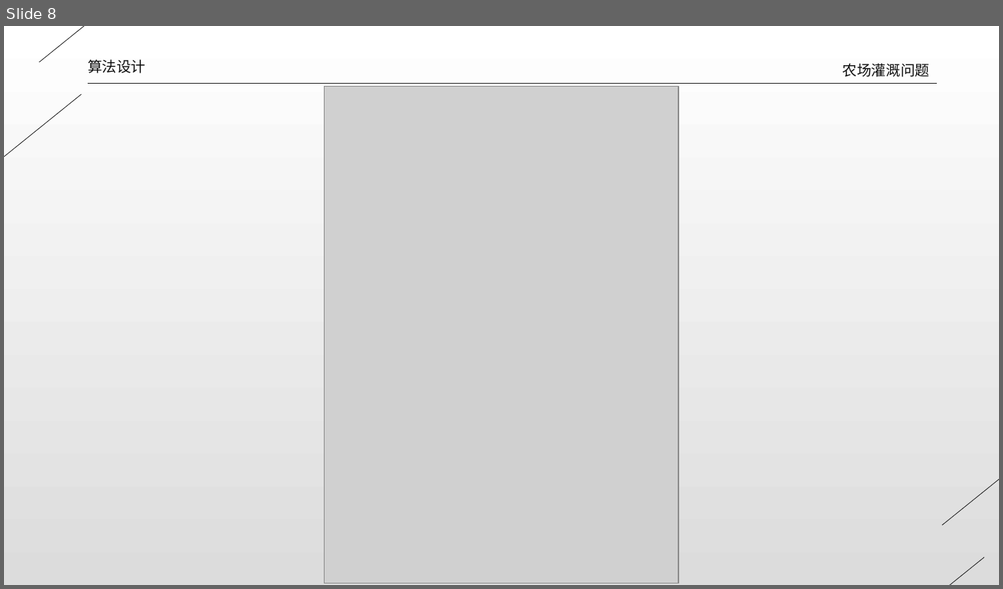
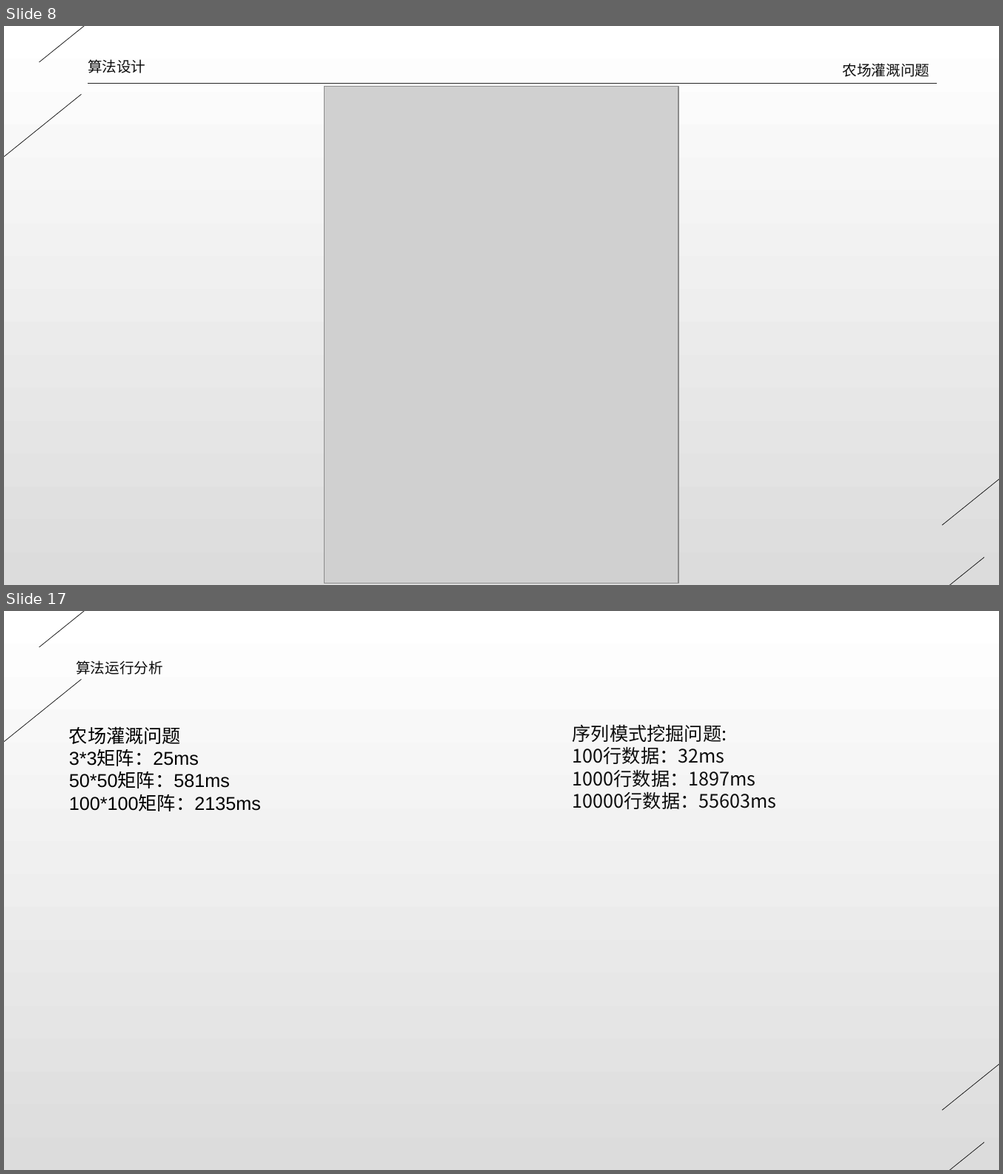
Before and after one commit to dlct-wzx/algorithmic-practice, a slide deck: 答辩ppt.pptx. Shown one above the other, each under a label of ours: slide 8 before the commit, slides 8 and 17 after it; the slides between them are not shown. The pictures are 1003x589 and 1003x1174 pixels, drawn with LibreOffice and Linux fonts; fonts in the diff are those of the drawing; grey boxes stand for pictures. Boxes give left, top, right and bottom in pixels: in the first picture for what was removed or moved away, otherwise in the second. Text is boxed around its words. In the diff, an @@ line names an element or a change of style, - is before the commit and + after.

```diff
--- a/答辩ppt.pptx
+++ b/答辩ppt.pptx
@@ slide 17 added at bbox=[4, 611, 999, 1170], background gradient #FFFFFF to #DCDCDC @@
@@ line added from (238, 611) to (39, 647), #0D0D0D 0.5 pt @@
@@ text added at bbox=[76, 661, 163, 675], 14 pt, text #0D0D0D @@
+算法运行分析
@@ line added from (82, 680) to (4, 840), #0D0D0D 0.5 pt @@
@@ text added at bbox=[69, 726, 261, 812], 18 pt, text #000000 @@
+农场灌溉问题
+3*3矩阵：25ms
+50*50矩阵：581ms
+100*100矩阵：2135ms
@@ text added at bbox=[572, 724, 777, 809], 18 pt, text #0D0D0D @@
+序列模式挖掘问题:
+100行数据：32ms
+1000行数据：1897ms
+10000行数据：55603ms
@@ line added from (999, 951) to (942, 1111), #0D0D0D 0.5 pt @@
@@ line added from (984, 1143) to (786, 1170), #0D0D0D 0.5 pt @@
```
Also in this commit, not shown: 6 slides changed, 6 other slides added, 5 slides removed, 10 other files.
